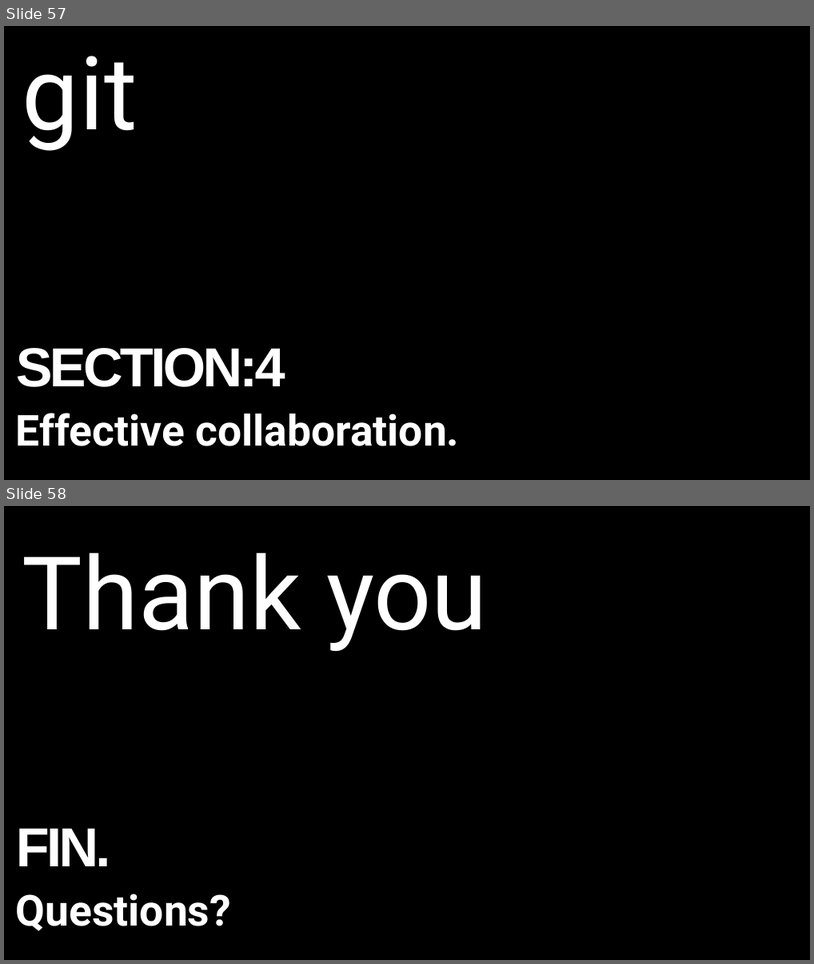
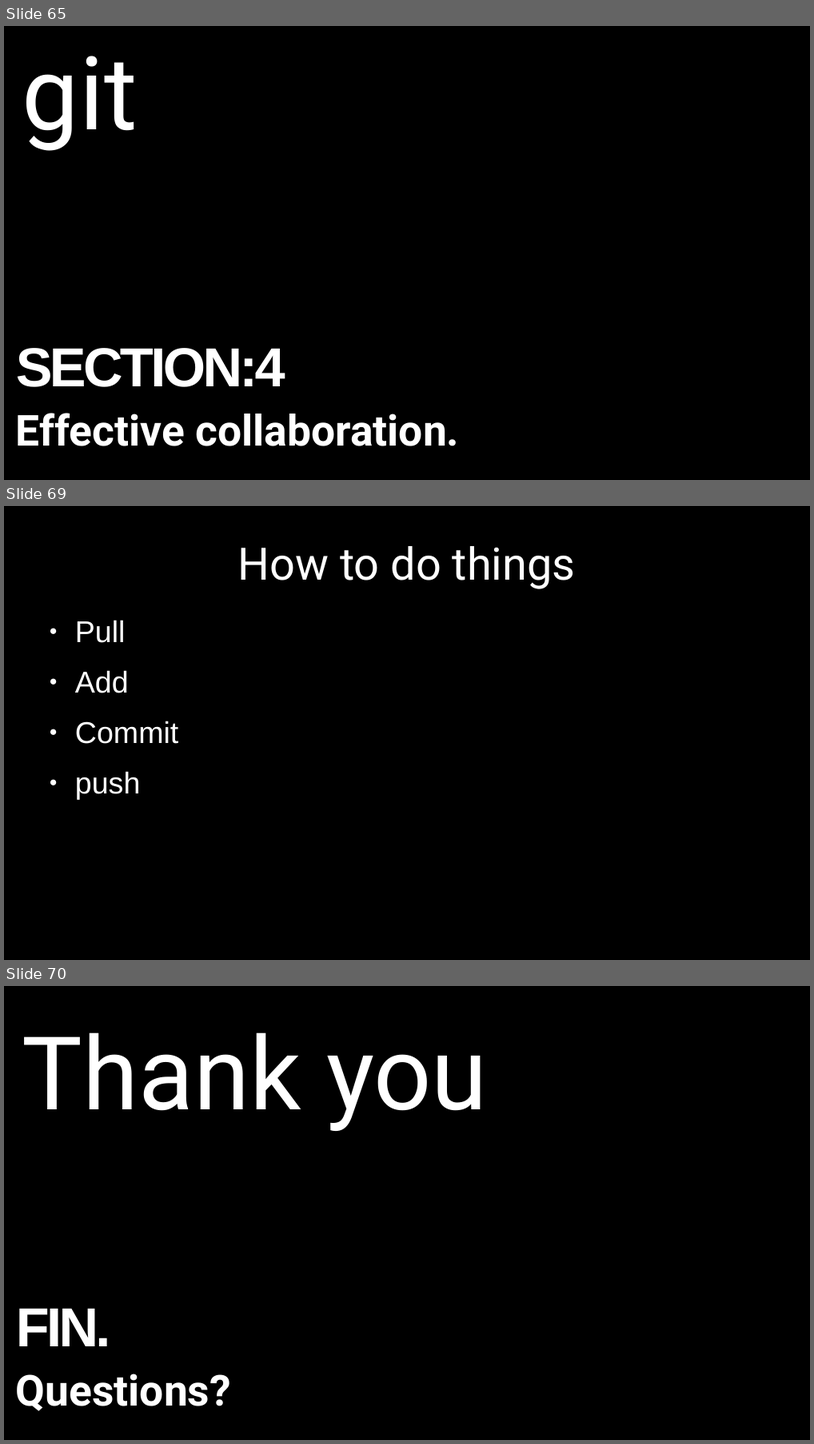
Before and after one commit to alexacallmebaka/htmlflasksql, a slide deck: slides/deck.odp. Shown one above the other, each under a label of ours: slides 57 and 58 before the commit, slides 65, 69 and 70 after it; the slides between them are not shown. The pictures are 814x964 and 814x1444 pixels, drawn with LibreOffice and Linux fonts; fonts in the diff are those of the drawing. Boxes give left, top, right and bottom in pixels: in the first picture for what was removed or moved away, otherwise in the second. Text is boxed around its words. In the diff, an @@ line names an element or a change of style, - is before the commit and + after.

```diff
--- a/slides/deck.odp
+++ b/slides/deck.odp
@@ slide 69 added at bbox=[4, 506, 810, 960], background #000000 @@
@@ title added at bbox=[238, 546, 576, 589], 44 pt, text #FFFFFF @@
+How to do things
@@ text added at bbox=[75, 620, 178, 799], 29.6 pt, text #FFFFFF @@
+● Pull
+● Add
+● Commit
+● push
@@ what was slide 57 is now slide 65 @@
@@ what was slide 58 is now slide 70 @@
```
Also in this commit, not shown: 3 slides changed, 13 other slides added, 2 slides removed.
